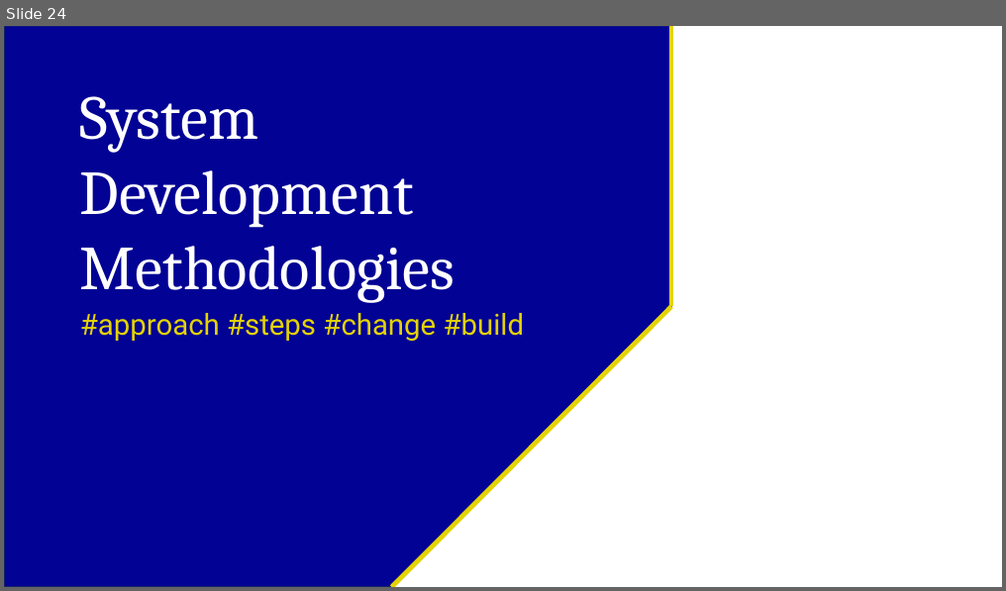
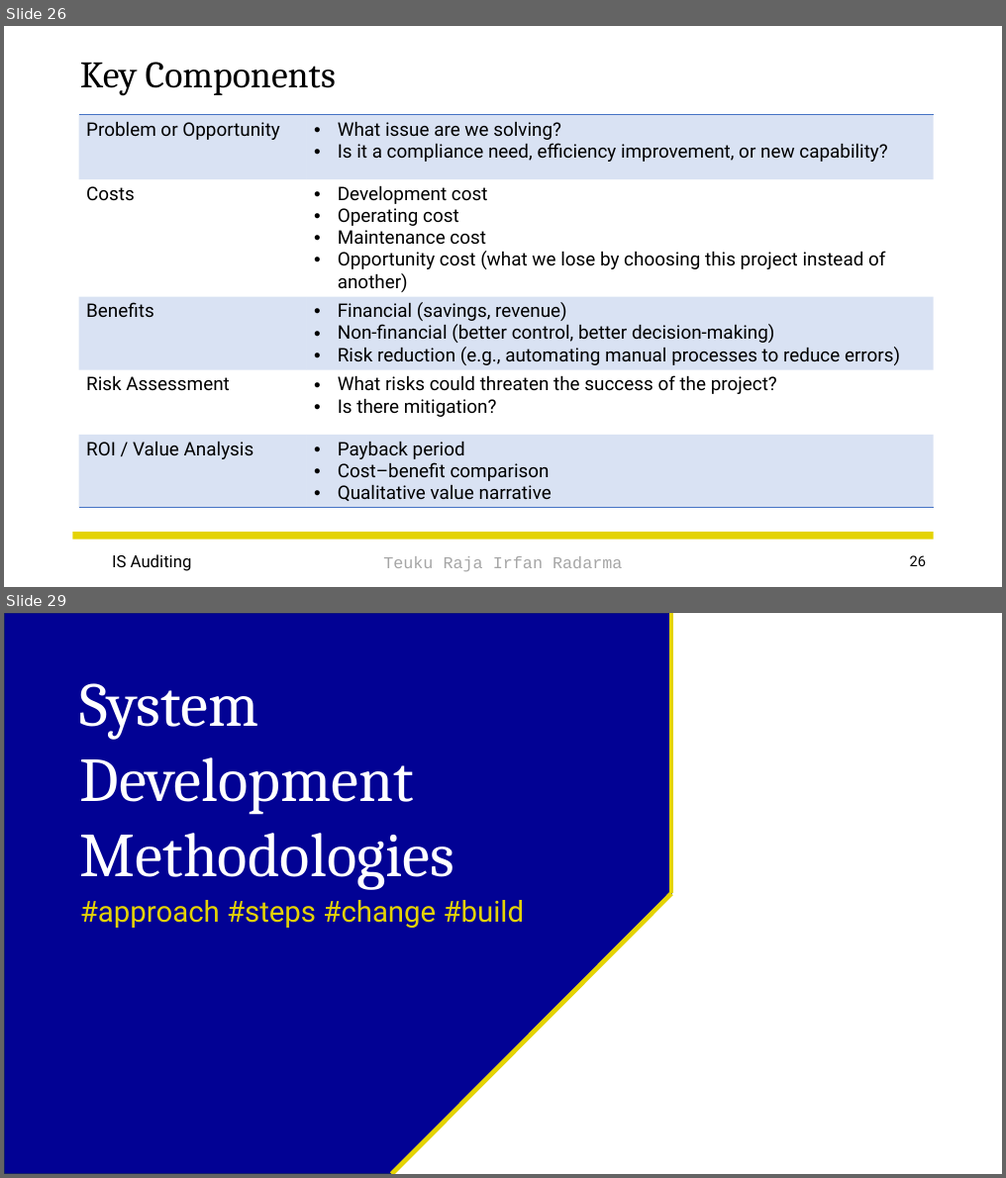
Before and after one commit to irfanradarma/Audit-SI, a slide deck: Slides/03 - IS Acquisition & Development.pptx. Shown one above the other, each under a label of ours: slide 24 before the commit, slides 26 and 29 after it; the slides between them are not shown. The pictures are 1006x591 and 1006x1178 pixels, drawn with LibreOffice and Linux fonts; fonts in the diff are those of the drawing; background and template pictures are left out. Boxes give left, top, right and bottom in pixels: in the first picture for what was removed or moved away, otherwise in the second. Text is boxed around its words. In the diff, an @@ line names an element or a change of style, - is before the commit and + after.

```diff
--- a/Slides/03 - IS Acquisition & Development.pptx
+++ b/Slides/03 - IS Acquisition & Development.pptx
@@ slide 26 added at [4, 26, 1002, 587], background picture (left out) @@
@@ title added at [80, 62, 336, 96], 36 pt, text #000000 @@
+Key Components
@@ table added at [79, 115, 933, 514], 5 rows, 2 columns @@
+Problem or Opportunity | What issue are we solving? / Is it a compliance need, efficiency improvement, or new capability?
+Costs | Development cost / Operating cost / Maintenance cost / Opportunity cost (what we lose by choosing this project instead of another)
+Benefits | Financial (savings, revenue) / Non-financial (better control, better decision-making) / Risk reduction (e.g., automating manual processes to reduce errors)
+Risk Assessment | What risks could threaten the success of the project? / Is there mitigation?
+ROI / Value Analysis | Payback period / Cost–benefit comparison / Qualitative value narrative
@@ rectangle added at [73, 532, 934, 540], fill #E4D304 @@
@@ text added at [112, 555, 192, 571], 16 pt, text #000000 @@
+IS Auditing
@@ text added at [383, 557, 622, 572], 16 pt, text #A6A6A6 @@
+Teuku Raja Irfan Radarma
@@ page number added at [910, 556, 927, 567], 14 pt, text #000000 @@
+26
@@ what was slide 24 is now slide 29 @@
```
Also in this commit, not shown: 4 slides changed, 17 other slides added, 2 other files.
